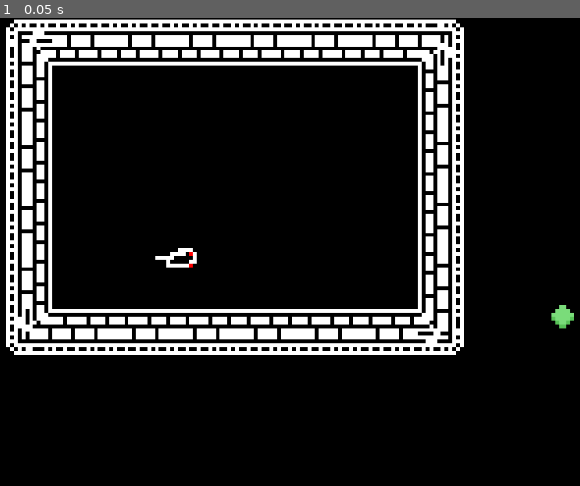
Above: before the commit, frame 1.
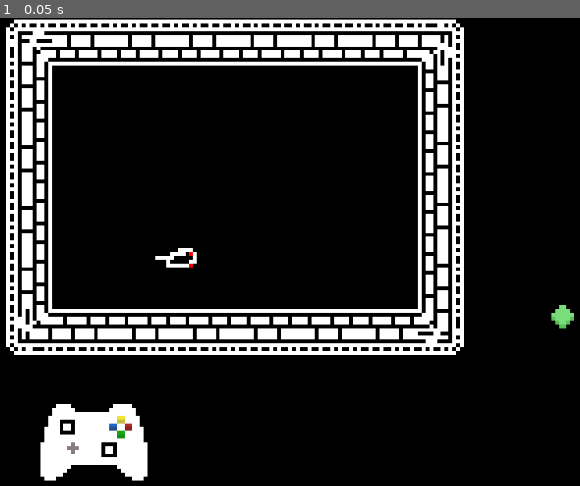
Above: after the commit, the same moment.

Repository: DavidMedin/Ambiguous_Dungeon_Crawler
Game: Godot game, scene res://scenes/game_scene.tscn
Two runs of this game, one before a commit and one after it. Both use one fixed random seed, a clock stepped at 60 frames per second and the inputs below. This scene is started directly instead of the project's main scene.
Inputs:
- Up to frame 1 (0.05 s): no input

The runs differ from the first frame. In frame 1, 2.3% of the frame differs, in the area x 6-26%, y 82-99%.
Error in both runs: Invalid get index '0' (on base: 'Array'). (res://scripts/player_controller.gd:7)

Commit message:
Controller stuff

Diff:
--- a/project.godot
+++ b/project.godot
@@ -27,6 +27,30 @@
 [autoload]
 
 PlayerData="*res://scripts/player_data.gd"
+
+[importer_defaults]
+
+texture={
+"compress/bptc_ldr": 0,
+"compress/hdr_mode": 0,
+"compress/lossy_quality": 0.7,
+"compress/mode": 0,
+"compress/normal_map": 0,
+"detect_3d": false,
+"flags/anisotropic": false,
+"flags/filter": false,
+"flags/mipmaps": false,
+"flags/repeat": 0,
+"flags/srgb": 2,
+"process/HDR_as_SRGB": false,
+"process/fix_alpha_border": true,
+"process/invert_color": false,
+"process/normal_map_invert_y": false,
+"process/premult_alpha": false,
+"size_limit": 0,
+"stream": false,
+"svg/scale": 1.0
+}
 
 [input]
 
--- /dev/null
+++ b/scenes/A_Button_prompt.gd
@@ -0,0 +1,32 @@
+extends Sprite
+
+var speed=500
+var butt_pressed : Texture = load("res://images/a_button_pressed.png")
+var butt_unpressed : Texture = load("res://images/a_button.png")
+# Declare member variables here. Examples:
+# var a = 2
+# var b = "text"
+
+
+# Called when the node enters the scene tree for the first time.
+func _ready():
+	texture= butt_unpressed
+
+
+# Called every frame. 'delta' is the elapsed time since the previous frame.
+func _input(event):
+	if PlayerData.players[0].device != -1:
+		if event is InputEventJoypadButton:
+			if event.pressed and event.button_index == JOY_XBOX_A:
+				texture=butt_pressed
+			else:
+				texture=butt_unpressed
+
+#		var dead = 0.5
+#		var vel = Vector2(0,0)
+#		var tmp : float = speed * delta * Input.get_joy_axis(PlayerData.players[0].device,JOY_AXIS_0)
+#		if abs(tmp) > dead*speed*delta:
+#			vel += Vector2(tmp,0)
+#		tmp =  speed * delta * Input.get_joy_axis(PlayerData.players[0].device,JOY_AXIS_1)
+#		if abs(tmp) > dead*speed*delta:
+#			vel += Vector2(0,tmp)
--- /dev/null
+++ b/scenes/Controller.gd
@@ -0,0 +1,55 @@
+extends Sprite
+
+var speed=500
+var gbutt_pressed : Texture = load("res://images/Controller/green/sprite_green1.png")
+var gbutt_unpressed : Texture = load("res://images/Controller/green/sprite_green0.png")
+
+var rbutt_pressed : Texture = load("res://images/Controller/red/sprite_red1.png")
+var rbutt_unpressed : Texture = load("res://images/Controller/red/sprite_red0.png")
+
+var ybutt_pressed : Texture = load("res://images/Controller/yellow/sprite_yellow1.png")
+var ybutt_unpressed : Texture = load("res://images/Controller/yellow/sprite_yellow0.png")
+
+var bbutt_pressed : Texture = load("res://images/Controller/blue/sprite_blue1.png")
+var bbutt_unpressed : Texture = load("res://images/Controller/blue/sprite_blue0.png")
+
+# Declare member variables here. Examples:
+# var a = 2
+# var b = "text"
+
+
+# Called when the node enters the scene tree for the first time.
+func _ready():
+	pass
+
+
+# Called every frame. 'delta' is the elapsed time since the previous frame.
+func _input(event):
+	if PlayerData.players[0].device != -1:
+		if event is InputEventJoypadButton:
+			if event.pressed and event.button_index == JOY_XBOX_A:
+				$greenbutton.texture=gbutt_pressed
+			else:
+				$greenbutton.texture=gbutt_unpressed
+			if event.pressed and event.button_index == JOY_XBOX_B:
+				$redbutton.texture=rbutt_pressed
+			else:
+				$redbutton.texture=rbutt_unpressed
+			if event.pressed and event.button_index == JOY_XBOX_X:
+				$bluebutton.texture=bbutt_pressed
+			else:
+				$bluebutton.texture=bbutt_unpressed
+			if event.pressed and event.button_index == JOY_XBOX_Y:
+				$yellowbutton.texture=ybutt_pressed
+			else:
+				$yellowbutton.texture=ybutt_unpressed
+		#if event is InputEventJoypadMotion:
+
+#		var dead = 0.5
+#		var vel = Vector2(0,0)
+#		var tmp : float = speed * delta * Input.get_joy_axis(PlayerData.players[0].device,JOY_AXIS_0)
+#		if abs(tmp) > dead*speed*delta:
+#			vel += Vector2(tmp,0)
+#		tmp =  speed * delta * Input.get_joy_axis(PlayerData.players[0].device,JOY_AXIS_1)
+#		if abs(tmp) > dead*speed*delta:
+#			vel += Vector2(0,tmp)
--- a/scenes/game_scene.tscn
+++ b/scenes/game_scene.tscn
@@ -12,6 +12,15 @@
 [ext_resource path="res://images/right_wall.png" type="Texture" id=10]
 [ext_resource path="res://images/bottom_right_corner.png" type="Texture" id=11]
 [ext_resource path="res://images/down_wall.png" type="Texture" id=12]
+[ext_resource path="res://scenes/A_Button_prompt.gd" type="Script" id=13]
+[ext_resource path="res://scenes/Controller.gd" type="Script" id=14]
+[ext_resource path="res://images/Controller/dpad/sprite_dpad0.png" type="Texture" id=15]
+[ext_resource path="res://images/Controller/green/sprite_green0.png" type="Texture" id=16]
+[ext_resource path="res://images/Controller/control.png" type="Texture" id=17]
+[ext_resource path="res://images/Controller/blue/sprite_blue0.png" type="Texture" id=18]
+[ext_resource path="res://images/Controller/joy/sprite_joy0.png" type="Texture" id=19]
+[ext_resource path="res://images/Controller/red/sprite_red0.png" type="Texture" id=20]
+[ext_resource path="res://images/Controller/yellow/sprite_yellow0.png" type="Texture" id=21]
 
 [sub_resource type="ConvexPolygonShape2D" id=6]
 points = PoolVector2Array( 0, 0, 16, 0, 16, 16, 0, 16 )
@@ -254,3 +263,38 @@
 [node name="A_Button_prompt" type="Sprite" parent="."]
 position = Vector2( 246, 242 )
 texture = ExtResource( 6 )
+script = ExtResource( 13 )
+
+[node name="Controller" type="Sprite" parent="."]
+position = Vector2( 123, 273 )
+texture = ExtResource( 17 )
+script = ExtResource( 14 )
+
+[node name="redbutton" type="Sprite" parent="Controller"]
+position = Vector2( 9, -2 )
+texture = ExtResource( 20 )
+
+[node name="greenbutton" type="Sprite" parent="Controller"]
+position = Vector2( 7, 0 )
+texture = ExtResource( 16 )
+
+[node name="bluebutton" type="Sprite" parent="Controller"]
+position = Vector2( 5, -2 )
+texture = ExtResource( 18 )
+
+[node name="yellowbutton" type="Sprite" parent="Controller"]
+position = Vector2( 7, -4 )
+texture = ExtResource( 21 )
+
+[node name="leftjoy" type="Sprite" parent="Controller"]
+position = Vector2( -7, -2 )
+texture = ExtResource( 19 )
+
+[node name="rightjoy" type="Sprite" parent="Controller"]
+position = Vector2( 4, 4 )
+texture = ExtResource( 19 )
+
+[node name="dpad" type="Sprite" parent="Controller"]
+position = Vector2( -7, 2 )
+texture = ExtResource( 15 )
+centered = false
--- a/scripts/player_controller.gd
+++ b/scripts/player_controller.gd
@@ -28,3 +28,14 @@
 		if abs(tmp) > dead*speed*delta:
 			vel += Vector2(0,tmp)
 		move_and_slide(vel * delta * speed)
+#	else:
+#		var vel = Vector2(0,0)
+#		if Input.is_action_pressed("move_right"):
+#			vel +=Vector2(speed*delta,0)
+#		if Input.is_action_pressed("move_left"):
+#			vel -=Vector2(speed*delta,0)
+#		if Input.is_action_pressed("move_up"):
+#			vel -=Vector2(speed*delta)
+#		if Input.is_action_pressed("move_down"):
+#			vel +=Vector2(speed*delta,0)
+#		move_and_slide(vel * delta * speed)
Binary file added: images/Controller/blue/sprite_blue0.png
Not shown, added: images/Controller/blue/sprite_blue0.png.import
Binary file added: images/Controller/blue/sprite_blue1.png
Not shown, added: images/Controller/blue/sprite_blue1.png.import
Binary file added: images/Controller/control.png
Not shown, added: images/Controller/control.png.import
Binary file added: images/Controller/dpad/sprite_dpad0.png
Not shown, added: images/Controller/dpad/sprite_dpad0.png.import
Binary file added: images/Controller/dpad/sprite_dpad1.png
Not shown, added: images/Controller/dpad/sprite_dpad1.png.import
Binary file added: images/Controller/dpad/sprite_dpad2.png
Not shown, added: images/Controller/dpad/sprite_dpad2.png.import
(and 36 more such lines)
